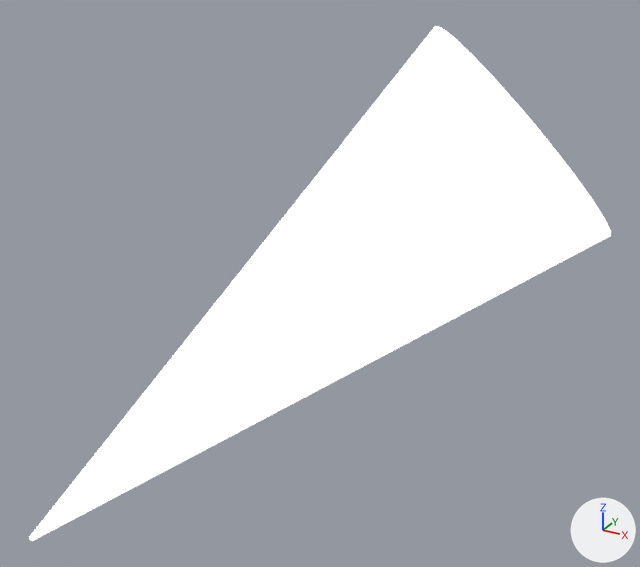
What one commit did to the OBJ model NorfolkVizApp/depends/models/B03.obj.
Camera for both pictures: a 50 mm camera at (1003.0, -561.0, 332.0) aimed at (487.0, 377.0, -137.0). The axes (+X, +Y, +Z) are drawn at lower right. The lights are the same throughout. Where no turn or scale is listed for an object, it has been applied to the vertices.

Names of what the first picture shows: 'B03'.
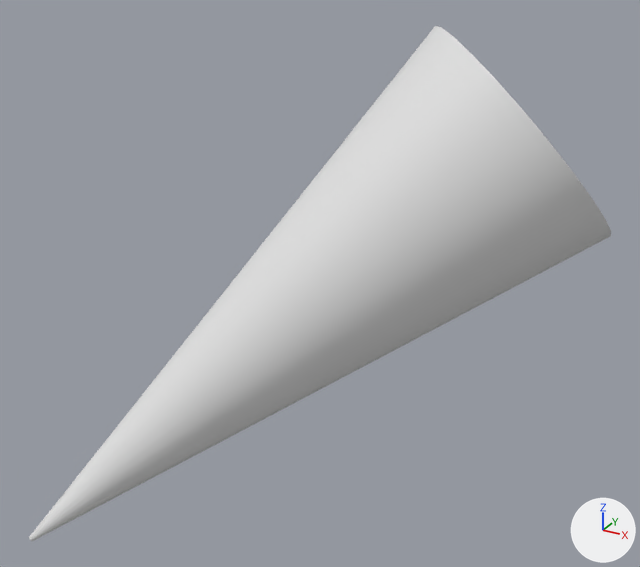
Changed parts and their boxes [x1, y1, x2, y2] in the pictures (640 x 567 px):
'B03', recoloured
    both: [29, 26, 611, 541]

The change in detail:
me_b03 has 144 vertices, 262 faces and spans x 167.0..834.0, y 113.0..641.0, z -496.0..192.0.
me_b03 no longer uses material mat_17___default.
